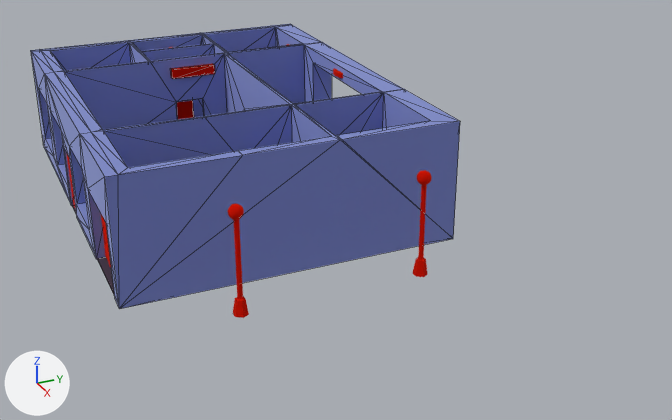
What one commit did to the glTF model Model.glb.
Rendered twice from a 50 mm lens placed at (2.97, -1.53, 1.69), pointed at (-0.01, -0.19, 0.2). Lighting does not change. The marker at lower left points along +X, +Y and +Z. Mesh edges are drawn as thin lines on the coarser meshes. Where no turn or scale is listed for an object, it has been applied to the vertices.

The scene before the commit, as lines of its bpy script (objects in view):
```python
me_esfera_004 = bpy.data.meshes.new('Esfera.004')
me_esfera_004.from_pydata(...)  # 742 vertices, 1480 faces; spans x -0.024..0.024, y -0.022..0.022, z -0.326..0.022
me_esfera_004.materials.append(mat_puerta)  # red #e7280e
me_esfera_005 = bpy.data.meshes.new('Esfera.005')
me_esfera_005.from_pydata(...)  # 742 vertices, 1480 faces; spans x -0.024..0.024, y -0.022..0.022, z -0.326..0.022
me_esfera_005.materials.append(mat_puerta)  # red #e7280e
me_maquetastl = bpy.data.meshes.new('maquetaSTL')
me_maquetastl.from_pydata(...)  # 267 vertices, 572 faces; spans x 0.0..1.467, y 0.0..1.13, z 0.0..0.418
me_maquetastl.materials.append(mat_casa)  # blue #aab5e7
ob_esfera_002 = bpy.data.objects.new('Esfera.002', me_esfera_004)
ob_esfera_002.location = (0.723, -0.821, 0.616)
ob_esfera_003 = bpy.data.objects.new('Esfera.003', me_esfera_005)
ob_esfera_003.location = (0.722, -0.229, 0.616)
ob_maquetastl = bpy.data.objects.new('maquetaSTL', me_maquetastl)
ob_maquetastl.location = (-0.917, -1.136, 0.29)
```
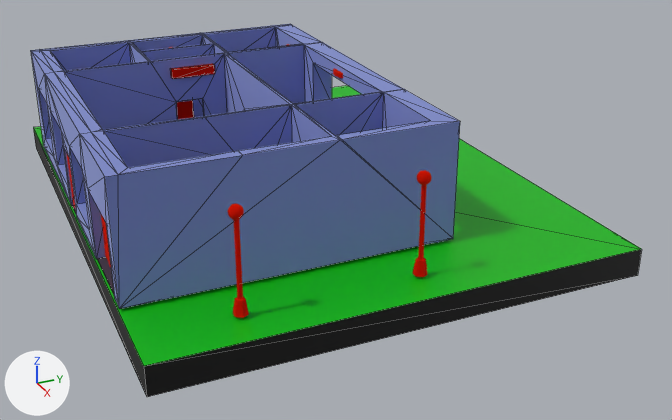
Where the change shows, as pixel boxes (x1, y1, x2, y2) in the pictures (672 x 420 px):
'Cube.001', added
    after: (33, 86, 642, 397)
    faces in mat_material (green #00b700): (33, 86, 641, 366)
    faces in mat_material_002 (black #000000): (33, 128, 642, 397)

The change, as a diff of the scene's bpy script:
```diff
--- a/Model.glb.py
+++ b/Model.glb.py
@@ mat_material_002 @@
+mat_material_002 = principled_material('Material.002')
+mat_material_002.base_color = (0.0, 0.0, 0.0)  # black #000000
@@ mat_material @@
+mat_material = principled_material('Material')
+mat_material.base_color = (0.0, 0.475, 0.0)  # green #00b700
@@ me_cube @@
+me_cube.from_pydata([(-1.04, 0.84, 0.05), (-1.04, -0.84, 0.05), (1.04, 0.84, 0.05), (1.04, -0.84, 0.05), (-1.04, 0.84, -0.05), (-1.04, -0.84, -0.05), (1.04, 0.84, -0.05), (1.04, -0.84, -0.05)], [], [(1, 3, 2), (1, 2, 0), (0, 4, 5), (0, 5, 1), (1, 5, 7), (1, 7, 3), (3, 7, 6), (3, 6, 2), (2, 6, 4), (2, 4, 0), (7, 5, 4), (7, 4, 6)])
+for i in [*range(2, 12)]: me_cube.polygons[i].material_index = 1
+me_cube.materials.append(mat_material)  # green #00b700
+me_cube.materials.append(mat_material_002)  # black #000000
@@ ob_cube_001 @@
+ob_cube_001 = bpy.data.objects.new('Cube.001', me_cube)
+ob_cube_001.location = (-0.186, -0.3, 0.229)
```
